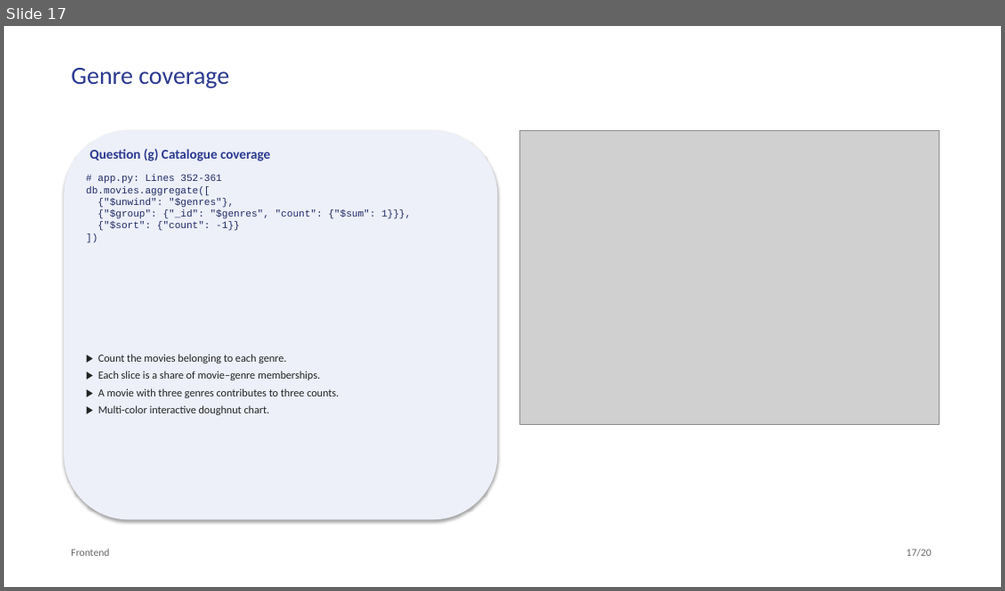
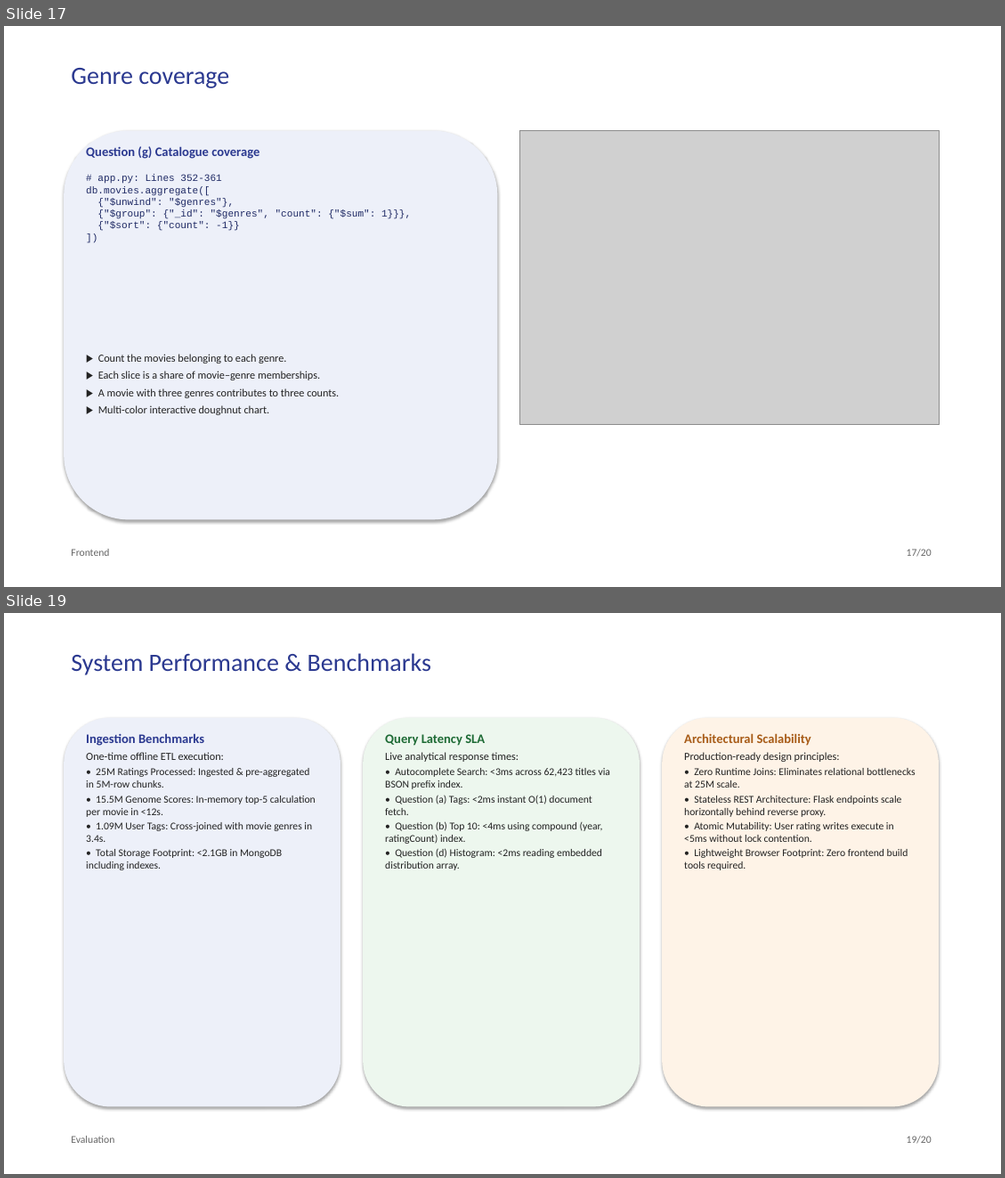
Before and after one commit to prithamnandavaram/movielens-data-engineering, a slide deck: presentation/MovieLens_Analytics_Presentation.pptx. Shown one above the other, each under a label of ours: slide 17 before the commit, slides 17 and 19 after it; the slides between them are not shown. The pictures are 1005x591 and 1005x1178 pixels, drawn with LibreOffice and Linux fonts; fonts in the diff are those of the drawing; grey boxes stand for pictures. Boxes give left, top, right and bottom in pixels: in the first picture for what was removed or moved away, otherwise in the second. Text is boxed around its words. In the diff, an @@ line names an element or a change of style, - is before the commit and + after.

Commit message:
docs(presentation): update deck structure, tech stack one-liners, tree architecture, and question sequence

```diff
--- a/presentation/MovieLens_Analytics_Presentation.pptx
+++ b/presentation/MovieLens_Analytics_Presentation.pptx
@@ slide 19 added at [4,613,1001,1174], background #FFFFFF @@
@@ text added at [71,653,431,675], 24 pt, text #2B3990 @@
+System Performance & Benchmarks
@@ rounded rectangle added at [64,718,340,1107], fill #EDF0F9 @@
@@ rounded rectangle added at [363,718,639,1107], fill #EDF7EE @@
@@ rounded rectangle added at [662,718,938,1107], fill #FEF3E7 @@
@@ text added at [86,733,316,870], 10 pt, text #222222 @@
+Ingestion Benchmarks
+One-time offline ETL execution:
+• 25M Ratings Processed: Ingested & pre-aggregated in 5M-row chunks.
+• 15.5M Genome Scores: In-memory top-5 calculation per movie in <12s.
+• 1.09M User Tags: Cross-joined with movie genres in 3.4s.
+• Total Storage Footprint: <2.1GB in MongoDB including indexes.
@@ text added at [385,734,610,870], 10 pt, text #222222 @@
+Query Latency SLA
+Live analytical response times:
+• Autocomplete Search: <3ms across 62,423 titles via BSON prefix index.
+• Question (a) Tags: <2ms instant O(1) document fetch.
+• Question (b) Top 10: <4ms using compound (year, ratingCount) index.
+• Question (d) Histogram: <2ms reading embedded distribution array.
@@ text added at [684,733,915,870], 10 pt, text #222222 @@
+Architectural Scalability
+Production-ready design principles:
+• Zero Runtime Joins: Eliminates relational bottlenecks at 25M scale.
+• Stateless REST Architecture: Flask endpoints scale horizontally behind reverse proxy.
+• Atomic Mutability: User rating writes execute in <5ms without lock contention.
+• Lightweight Browser Footprint: Zero frontend build tools required.
@@ text added at [71,1135,114,1143], 10 pt, text #666666 @@
+Evaluation
@@ text added at [906,1135,931,1143], 10 pt, text #666666 @@
+19/20
@@ slide 17 changed as well @@
@@ text "Question (g) Catalogue coverage" at [86,146,259,159]: size 13 to 12.5 pt; less space between paragraphs @@
```
Also in this commit, not shown: 12 other slides changed, 5 other slides added, 6 slides removed, 1 other file.
